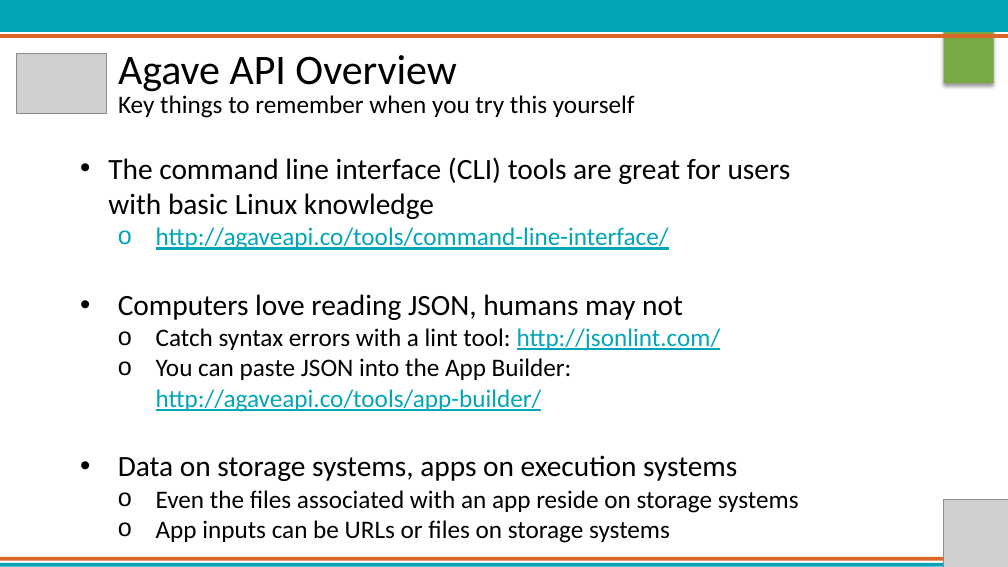
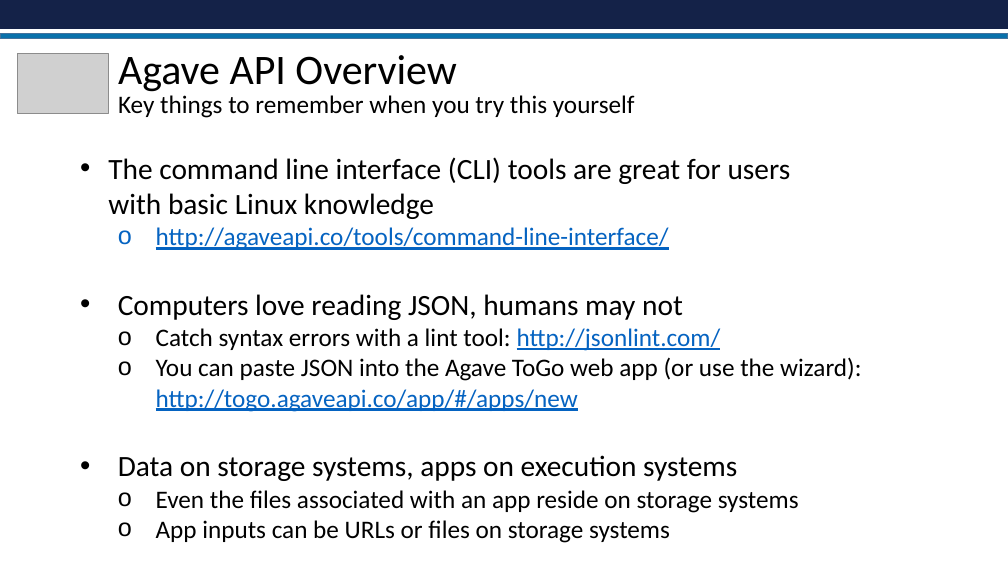
Before and after one commit to johnfonner/AKES2016, a slide deck: slide 8 of Science_APIs.pptx. Drawn at 1008x567 pixels with LibreOffice and Linux fonts; fonts in the diff are those of the drawing; grey boxes stand for pictures; background and template pictures are left out. Boxes give left, top, right and bottom in pixels: in the first picture for what was removed or moved away, otherwise in the second. Text is boxed around its words. In the diff, an @@ line names an element or a change of style, - is before the commit and + after.

```diff
--- a/Science_APIs.pptx
+++ b/Science_APIs.pptx
@@ rectangle removed at (0, 0, 1008, 32) @@
@@ rectangle added at (0, 0, 1008, 29), fill #142248 @@
@@ rectangle removed at (944, 16, 994, 83) @@
@@ rectangle removed at (0, 34, 1008, 38) @@
@@ rectangle added at (0, 34, 1008, 39), fill #0971AB, outline #43739E 1 pt @@
@@ text at (156, 227, 721, 351): text colour #03A5B7 to #0563C1 in "http://agaveapi.co/tools/command-line-interface/", "http://jsonlint.com/" @@
@@ text at (156, 357, 861, 412): text changed; text colour #03A5B7 to #000000 @@
-  o You can paste JSON into the App Builder:
-    http://agaveapi.co/tools/app-builder/
+  o You can paste JSON into the Agave ToGo web app (or use the wizard):
+    http://togo.agaveapi.co/app/#/apps/new
@@ picture removed at (944, 499, 1008, 567) @@
@@ rectangle removed at (0, 563, 1008, 567) @@
@@ rectangle removed at (0, 557, 1008, 560) @@
```
Also in this commit, not shown: 7 other slides changed, 3 slides added, 3 slides removed, 5 other files.
